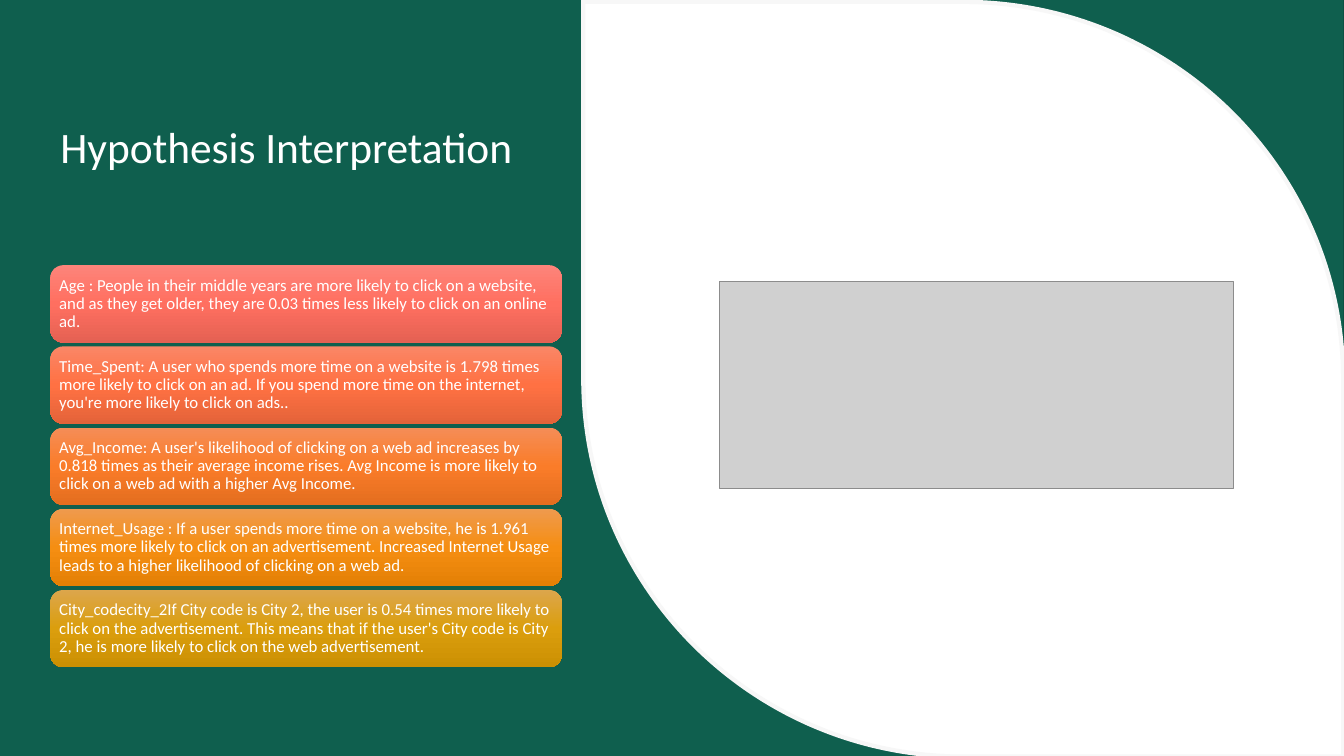
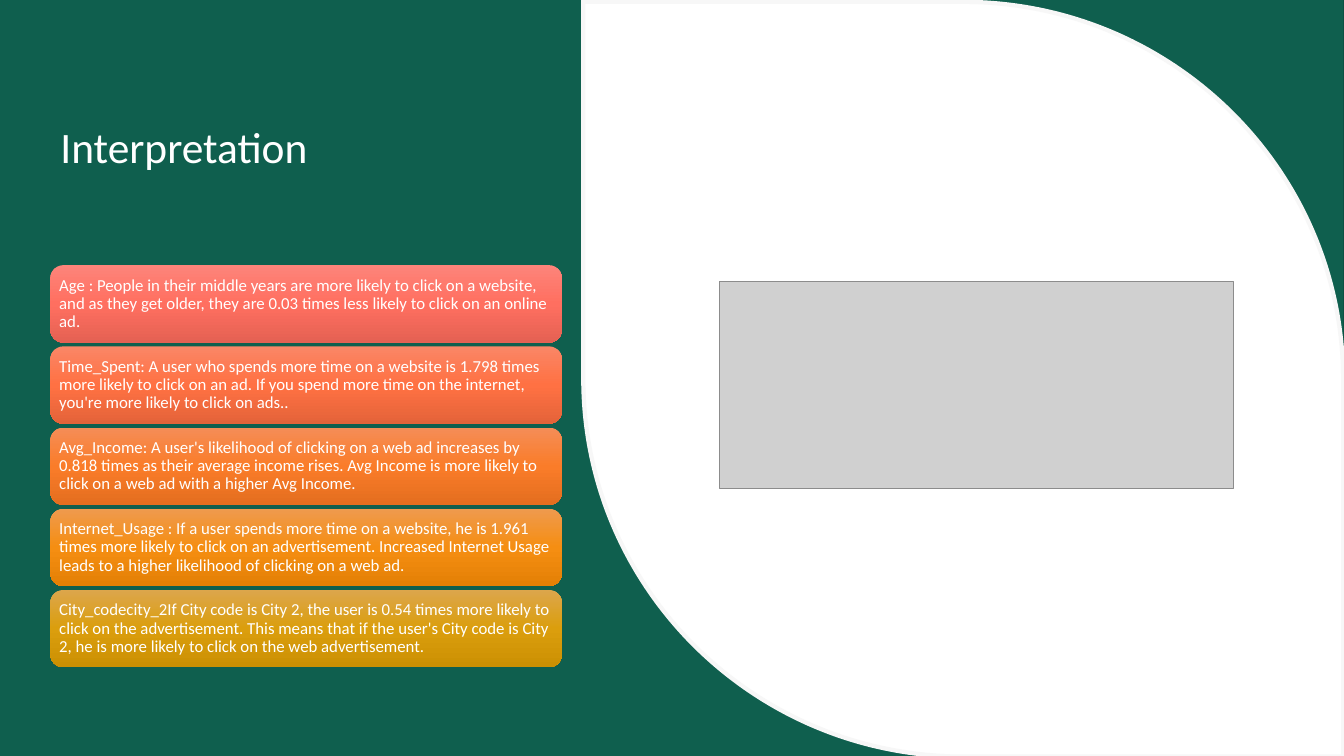
Before and after one commit to rahkum96/Supervised-Mchine-Learning, a slide deck: slide 13 of Ad-Clicked Web-Dataset/Ad-Clicking.pptx. Drawn at 1344x756 pixels with LibreOffice and Linux fonts; fonts in the diff are those of the drawing; grey boxes stand for pictures; background and template pictures are left out. Boxes give left, top, right and bottom in pixels: in the first picture for what was removed or moved away, otherwise in the second. Text is boxed around its words. In the diff, an @@ line names an element or a change of style, - is before the commit and + after.

```diff
--- a/Ad-Clicked Web-Dataset/Ad-Clicking.pptx
+++ b/Ad-Clicked Web-Dataset/Ad-Clicking.pptx
@@ title at (60,133,307,170): text changed @@
-Hypothesis Interpretation
+Interpretation
```
Also in this commit, not shown: 2 other slides changed.
